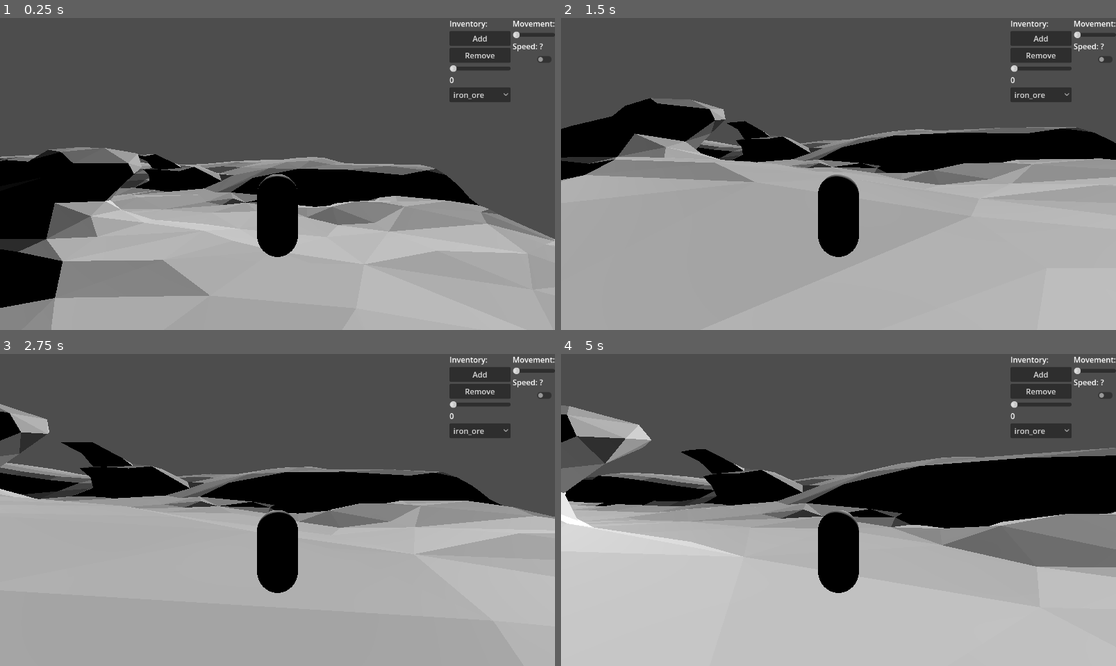
Above: before the commit, frames 1-4 (two rows, left to right).
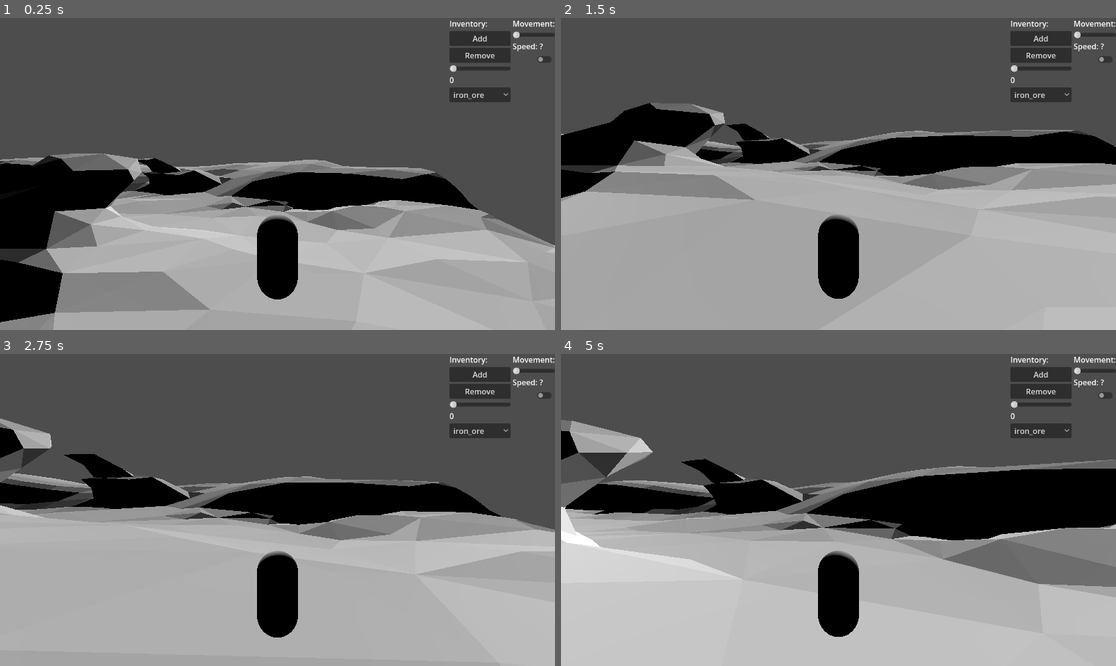
Above: after the commit, the same moments.

Repository: FyX0X/firkx-game-jam
Game: Godot game, scene res://main.tscn
Same seed, same stepped clock (60 frames per second), same inputs: the game is played once before the commit and once after it.
Inputs (mouse positions are in pixels of both pictures, inside the frame that each line leads up to):
- Up to frame 1 (0.25 s): no input
- Up to frame 2 (1.5 s): tap Enter at 0.5 s; move the mouse to (866, 174) at 0.52 s; hold W (forward) from 0.53 s (still down); tap Space (jump) at 0.77 s; move the mouse to (810, 174) at 1.27 s
- Up to frame 3 (2.75 s): keep holding W (forward); tap Space (jump) at 1.52 s; move the mouse to (288, 503) at 2.02 s
- Up to frame 4 (5 s): keep holding W (forward); move the mouse to (832, 516) at 2.77 s; tap Space (jump) at 3.02, 3.77, 4.52 s; move the mouse to (877, 513) at 3.52 s; move the mouse to (794, 506) at 4.27 s

The runs differ from the first frame. In frame 1, 12% of the frame differs, in the area x 0-100%, y 41-100%; in frame 2, 10%; in frame 3, 15%; in frame 4, 18%, in the area x 0-100%, y 16-91%.

Commit message:
added camera pitch control

Diff:
--- a/Player/player.gd
+++ b/Player/player.gd
@@ -2,10 +2,12 @@
 extends CharacterBody3D
 
 @onready var inventory: Inventory = $Inventory
+@onready var camera_arm: SpringArm3D = $SpringArm3D
 
 const SPEED = 5.0
 const JUMP_VELOCITY = 4.5
 @export var mouse_sensitivity: float = 0.003
+@export var tilt_limit = deg_to_rad(75)
 
 func _ready() -> void:
 	Input.mouse_mode = Input.MOUSE_MODE_CAPTURED
@@ -36,7 +38,10 @@
 # Camera and escape.
 func _input(event):
 	if event is InputEventMouseMotion and Input.get_mouse_mode() == Input.MOUSE_MODE_CAPTURED:
-		rotate_y(-event.relative.x * mouse_sensitivity)
+		camera_arm.rotation.x -= event.screen_relative.y * mouse_sensitivity
+		# Prevent the camera from rotating too far up or down.
+		camera_arm.rotation.x = clampf(camera_arm.rotation.x, -tilt_limit, tilt_limit)
+		rotation.y += -event.screen_relative.x * mouse_sensitivity
 
 func get_inventory() -> Inventory:
 	return inventory
--- a/Player/player.tscn
+++ b/Player/player.tscn
@@ -8,6 +8,7 @@
 [sub_resource type="CapsuleMesh" id="CapsuleMesh_8lsb0"]
 
 [node name="Player" type="CharacterBody3D" unique_id=1614768388]
+collision_layer = 2
 script = ExtResource("1_l8h54")
 metadata/_edit_group_ = true
 
@@ -18,7 +19,7 @@
 mesh = SubResource("CapsuleMesh_8lsb0")
 
 [node name="SpringArm3D" type="SpringArm3D" parent="." unique_id=794395096]
-transform = Transform3D(1, 0, 0, 0, 1, 0, 0, 0, 1, 0, 1, 0)
+transform = Transform3D(1, 0, 0, 0, 1, 0, 0, 0, 1, 0, 2, 0)
 spring_length = 5.0
 
 [node name="Camera3D" type="Camera3D" parent="SpringArm3D" unique_id=2076138250]
--- a/project.godot
+++ b/project.godot
@@ -73,6 +73,11 @@
 ]
 }
 
+[layer_names]
+
+3d_physics/layer_1="Environment"
+3d_physics/layer_2="Player"
+
 [physics]
 
 3d/physics_engine="Jolt Physics"
